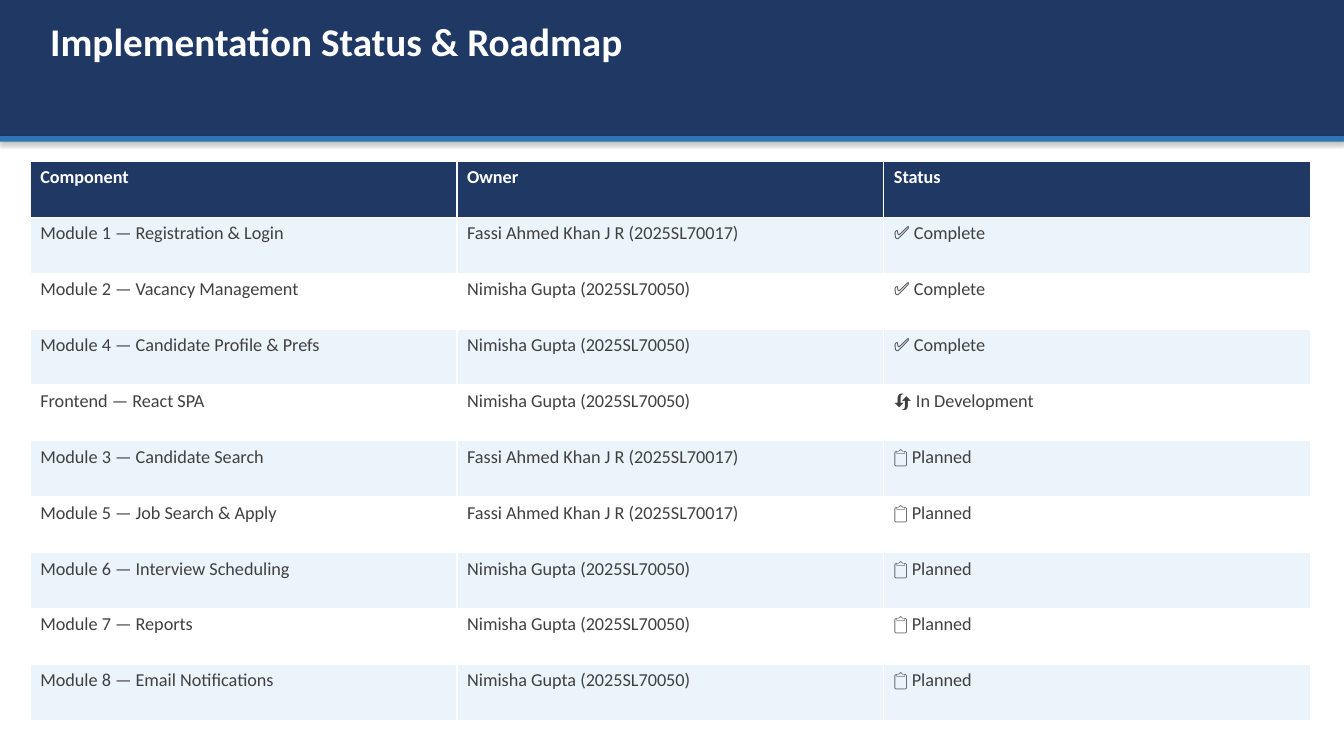
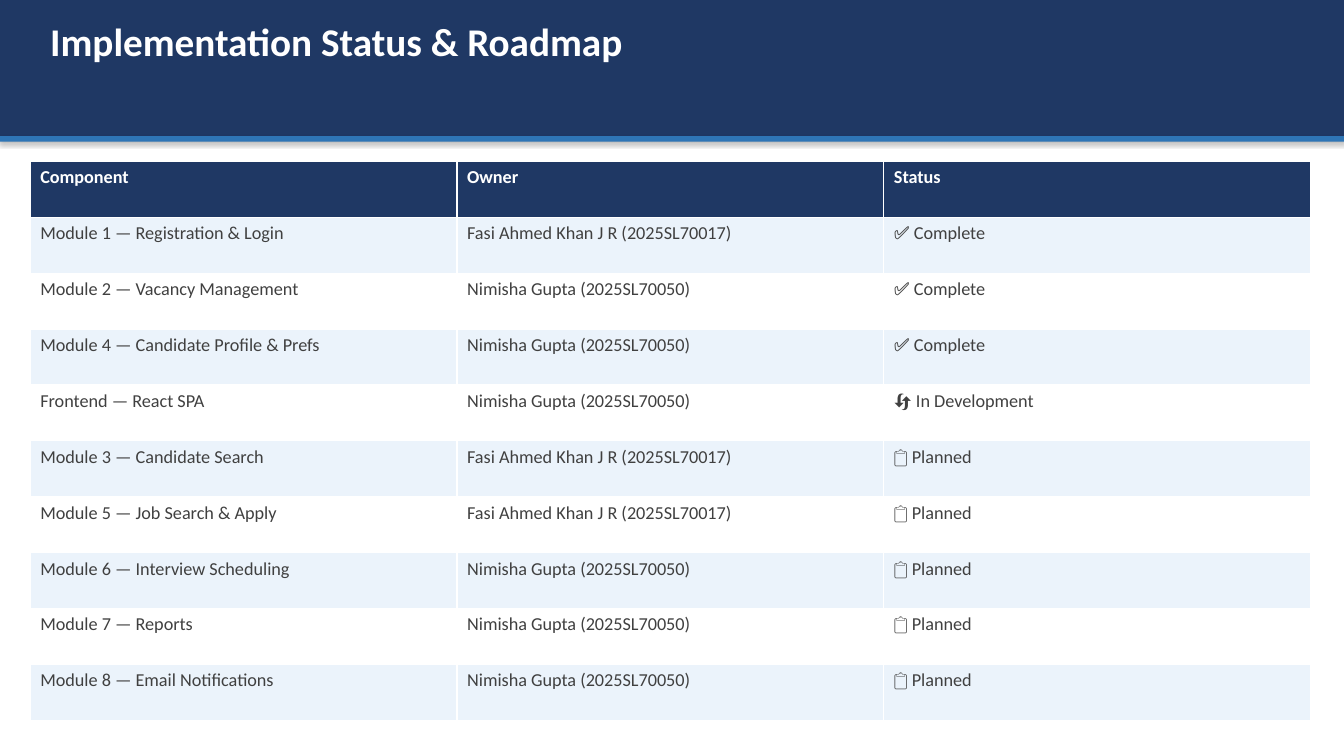
Before and after one commit to Nimisha-Gupta01/recruitment-processing-system, a slide deck: slide 9 of docs/Artifact6_Presentation.pptx. Drawn at 1344x756 pixels with LibreOffice and Linux fonts; fonts in the diff are those of the drawing. Boxes give left, top, right and bottom in pixels: in the first picture for what was removed or moved away, otherwise in the second. Text is boxed around its words. In the diff, an @@ line names an element or a change of style, - is before the commit and + after.

Commit message:
docs(artifacts): fix name Fassi → Fasi Ahmed Khan J R across all artifacts and PDFs

```diff
--- a/docs/Artifact6_Presentation.pptx
+++ b/docs/Artifact6_Presentation.pptx
@@ table at (30,161,1310,721) @@
-row 2, column 2: Fassi Ahmed Khan J R (2025SL70017)
+row 2, column 2: Fasi Ahmed Khan J R (2025SL70017)
-row 6, column 2: Fassi Ahmed Khan J R (2025SL70017)
+row 6, column 2: Fasi Ahmed Khan J R (2025SL70017)
-row 7, column 2: Fassi Ahmed Khan J R (2025SL70017)
+row 7, column 2: Fasi Ahmed Khan J R (2025SL70017)
```
Also in this commit, not shown: 1 other slide changed, 10 other files.
